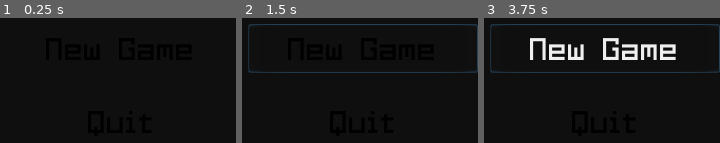
Above: before the commit, frames 1-3 (left to right).
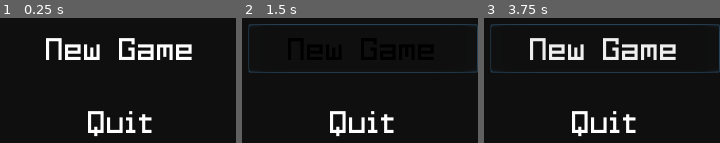
Above: after the commit, the same moments.

Repository: risooonho/fnaf-tse
Game: Godot game, scene res://scenes/Menu.tscn
The game is run twice, just before and just after one commit, with the same random seed, the same clock (stepped at 60 frames per second) and the same inputs.
Inputs (mouse positions are in pixels of both pictures, inside the frame that each line leads up to):
- Up to frame 1 (0.25 s): no input
- Up to frame 2 (1.5 s): click "New Game" at 0.5 s; click "New Game" at 1.25 s
- Up to frame 3 (3.75 s): click "New Game" at 2 s; tap Enter at 2.75 s; move the mouse to (495, 61) at 2.77 s; hold E (use) 2.78-3.53 s; tap Space at 3.5 s; move the mouse to (outside the picture) at 3.52 s; tap E (use) at 3.6 s

The runs differ from the first frame. In frame 1, 7.3% of the frame differs, in the area x 19-82%, y 16-96%; in frame 2, 2.3%; in frame 3, 2.3%.

Commit message:
Update font colors

Diff:
--- a/assets/themes/default.tres
+++ b/assets/themes/default.tres
@@ -5,7 +5,7 @@
 [resource]
 default_font = ExtResource( 1 )
 BoxContainer/constants/separation = 4
-Button/colors/font_color = Color( 0, 0, 0, 1 )
+Button/colors/font_color = Color( 1, 1, 1, 1 )
 Button/colors/font_color_disabled = Color( 0, 0, 0, 1 )
 Button/colors/font_color_hover = Color( 0, 0, 0, 1 )
 Button/colors/font_color_pressed = Color( 0, 0, 0, 1 )
@@ -16,7 +16,7 @@
 Button/styles/hover = null
 Button/styles/normal = null
 Button/styles/pressed = null
-CheckBox/colors/font_color = Color( 0, 0, 0, 1 )
+CheckBox/colors/font_color = Color( 1, 1, 1, 1 )
 CheckBox/colors/font_color_disabled = Color( 0, 0, 0, 1 )
 CheckBox/colors/font_color_hover = Color( 0, 0, 0, 1 )
 CheckBox/colors/font_color_pressed = Color( 0, 0, 0, 1 )
@@ -31,7 +31,7 @@
 CheckBox/styles/hover = null
 CheckBox/styles/normal = null
 CheckBox/styles/pressed = null
-CheckButton/colors/font_color = Color( 0, 0, 0, 1 )
+CheckButton/colors/font_color = Color( 1, 1, 1, 1 )
 CheckButton/colors/font_color_disabled = Color( 0, 0, 0, 1 )
 CheckButton/colors/font_color_hover = Color( 0, 0, 0, 1 )
 CheckButton/colors/font_color_pressed = Color( 0, 0, 0, 1 )
@@ -950,7 +950,7 @@
 TooltipPanel/styles/panel = null
 Tree/colors/custom_button_font_highlight = Color( 0, 0, 0, 1 )
 Tree/colors/drop_position_color = Color( 0, 0, 0, 1 )
-Tree/colors/font_color = Color( 0, 0, 0, 1 )
+Tree/colors/font_color = Color( 1, 1, 1, 1 )
 Tree/colors/font_color_selected = Color( 0, 0, 0, 1 )
 Tree/colors/guide_color = Color( 0, 0, 0, 1 )
 Tree/colors/relationship_line_color = Color( 0, 0, 0, 1 )
@@ -1003,7 +1003,7 @@
 VSplitContainer/constants/separation = 8
 VSplitContainer/icons/grabber = null
 VSplitContainer/styles/bg = null
-WindowDialog/colors/title_color = Color( 0, 0, 0, 1 )
+WindowDialog/colors/title_color = Color( 1, 1, 1, 1 )
 WindowDialog/constants/close_h_ofs = 22
 WindowDialog/constants/close_v_ofs = 20
 WindowDialog/constants/title_height = 24
